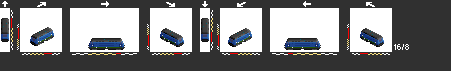
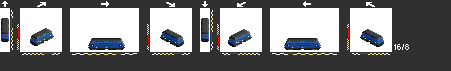
Two versions of the same layered image (451 × 71). Layer-by-layer changes:
painted on "Layer 0" over bbox(37, 27, 377, 45)
